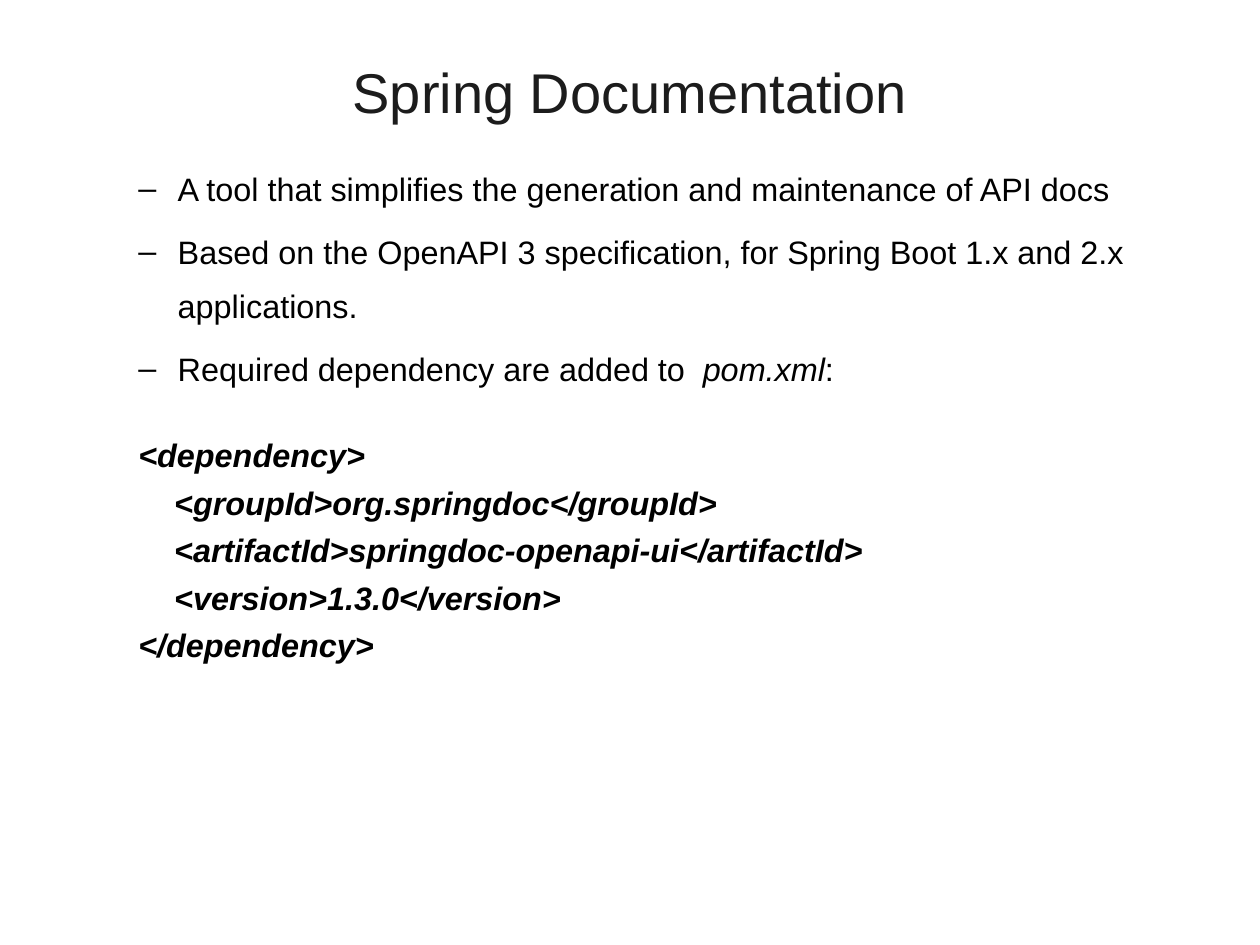
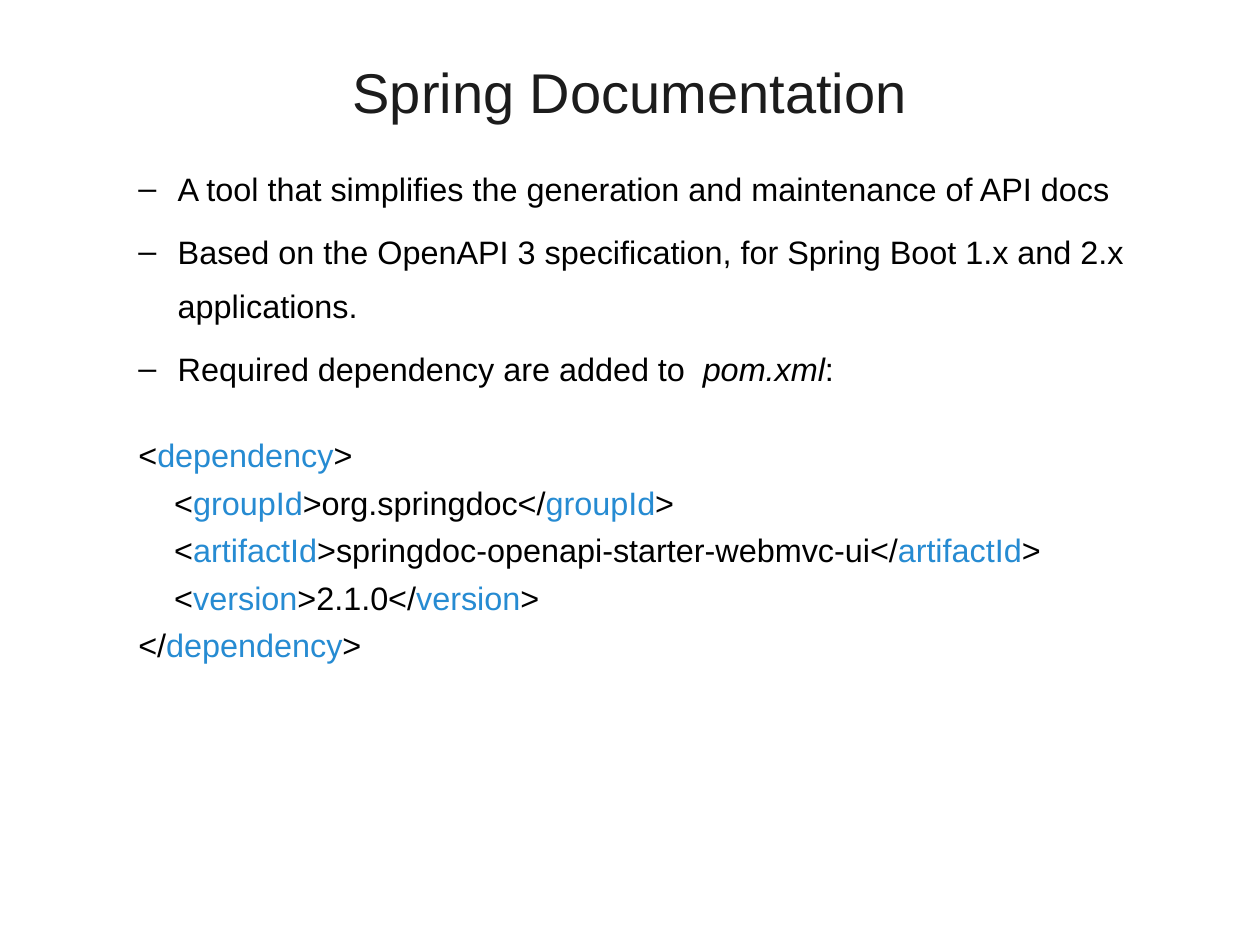
Before and after one commit to vatsanTraining/training_july_2023, a slide deck: slide 31 of SpringBoot_REST_Bajaj.ppt (slide 23 before the commit). Drawn at 1260x945 pixels with LibreOffice and Linux fonts; fonts in the diff are those of the drawing; background and template pictures are left out. Boxes give left, top, right and bottom in pixels: in the first picture for what was removed or moved away, otherwise in the second. Text is boxed around its words. In the diff, an @@ line names an element or a change of style, - is before the commit and + after.

```diff
--- a/SpringBoot_REST_Bajaj.ppt
+++ b/SpringBoot_REST_Bajaj.ppt
@@ text at (x1=138, y1=443, x2=674, y2=664): text colour #000000 to #268BD2, bold off, italic off in "<dependency>", "<groupId>org.springdoc</groupId>", "</dependency>" @@
@@ text at (x1=174, y1=538, x2=1040, y2=611): text changed; bold off; italic off @@
-  <artifactId>springdoc-openapi-ui</artifactId>
-  <version>1.3.0</version>
+  <artifactId>springdoc-openapi-starter-webmvc-ui</artifactId>
+  <version>2.1.0</version>
```
Also in this commit, not shown: 3 other slides changed, 56 slides added, 7 slides removed, 16 other files.
